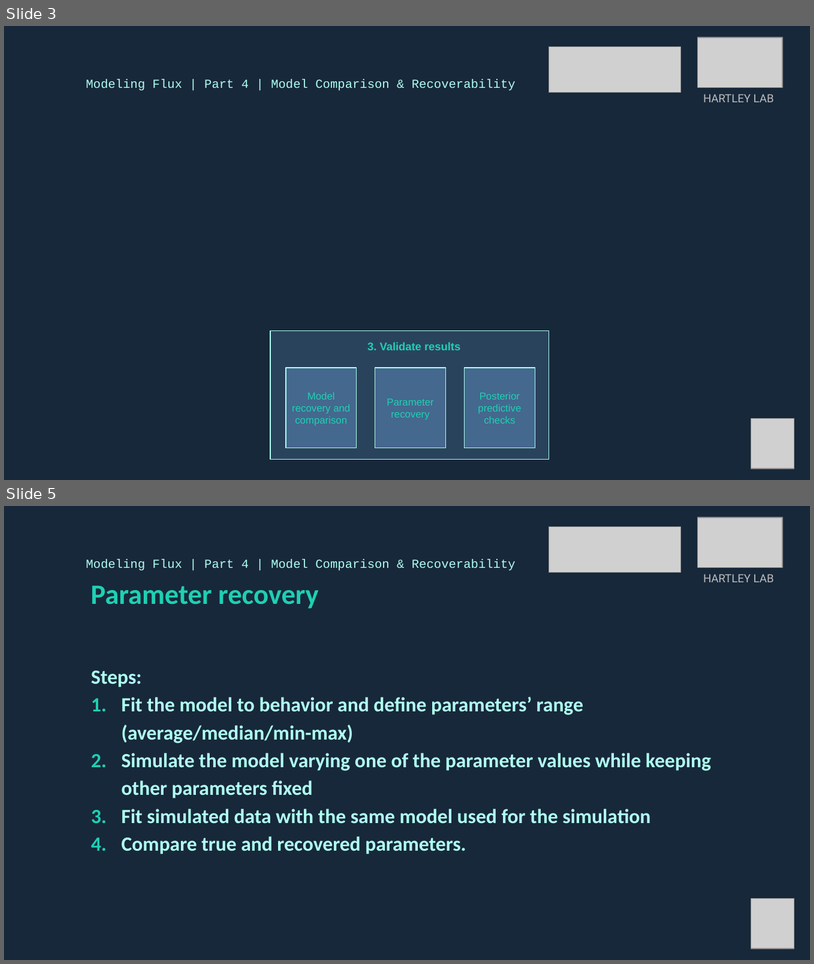
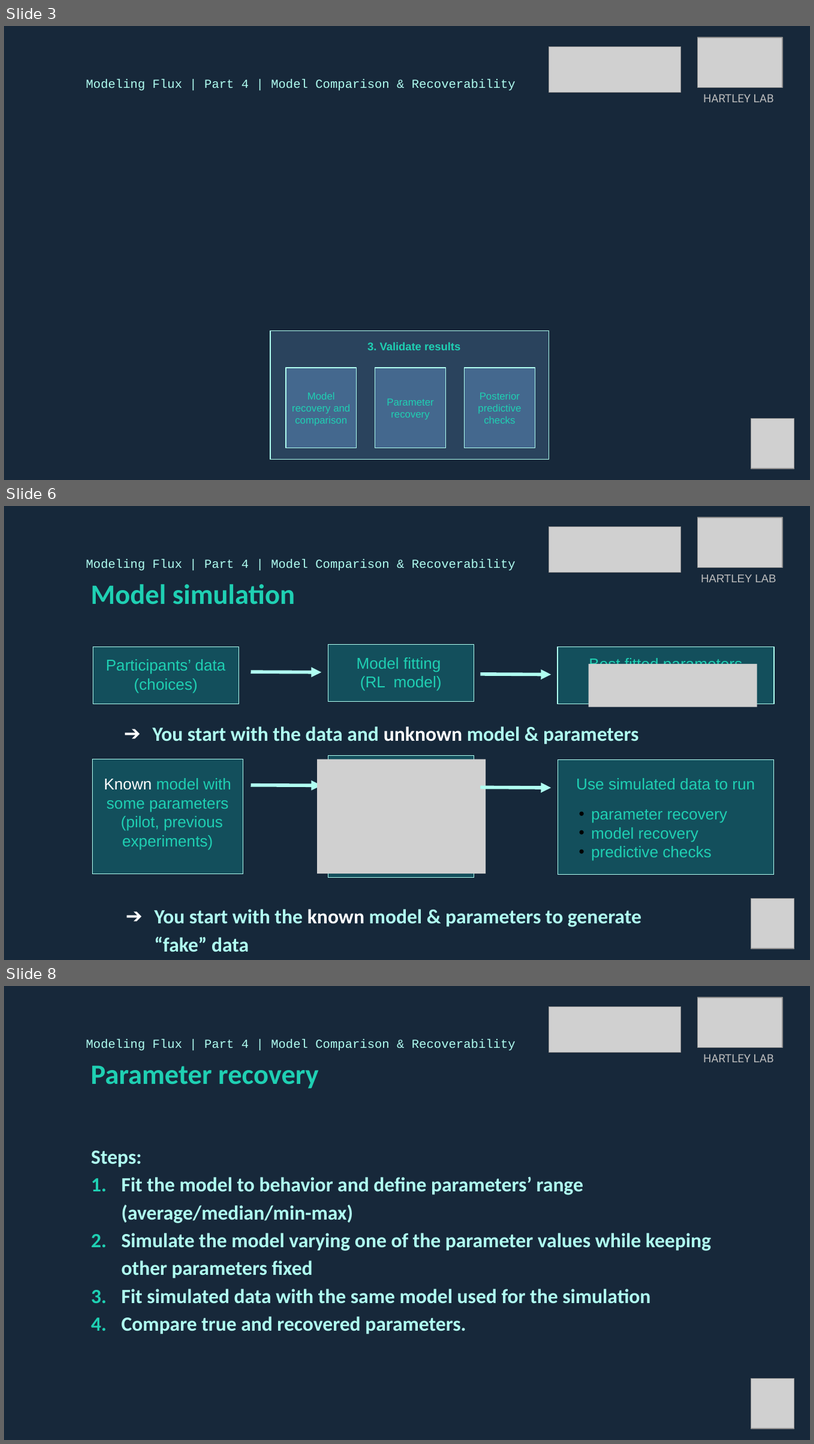
Before and after one commit to DevComPsy/2021FluxCompModellingWorkshop, a slide deck: SectionD/Flux_GroupD_combined.pptx. Shown one above the other, each under a label of ours: slides 3 and 5 before the commit, slides 3, 6 and 8 after it; the slides between them are not shown. The pictures are 814x964 and 814x1444 pixels, drawn with LibreOffice and Linux fonts; fonts in the diff are those of the drawing; grey boxes stand for pictures. Boxes give left, top, right and bottom in pixels: in the first picture for what was removed or moved away, otherwise in the second. Text is boxed around its words. In the diff, an @@ line names an element or a change of style, - is before the commit and + after.

```diff
--- a/SectionD/Flux_GroupD_combined.pptx
+++ b/SectionD/Flux_GroupD_combined.pptx
@@ slide 6 added at [4, 506, 810, 960], background #16283A @@
@@ picture added at [698, 517, 783, 567] @@
@@ picture added at [549, 527, 681, 573] @@
@@ text added at [86, 559, 516, 571], 11 pt, text #B0FEF1 @@
+Modeling Flux | Part 4 | Model Comparison & Recoverability
@@ text added at [701, 574, 776, 582], 10 pt, text #BDBDBD @@
+HARTLEY LAB
@@ title added at [91, 584, 295, 604], 25 pt, text #1FD0B3, bold @@
+Model simulation
@@ group added at [93, 645, 774, 707]: 3 rectangles, 3 texts, 2 arrows, 1 picture @@
+Participants’ data
+(choices)
+Model fitting
+(RL model)
+Best fitted parameters
@@ text added at [153, 726, 639, 744], 18 pt, text #B0FEF1, bold @@
+➔ You start with the data and unknown model & parameters
@@ rectangle added at [328, 755, 474, 877], fill #134F5C, outline #B0FEF1 0.75 pt @@
@@ rectangle added at [93, 759, 243, 874], fill #134F5C, outline #B0FEF1 0.75 pt @@
@@ picture added at [318, 759, 486, 874] @@
@@ rectangle added at [558, 760, 774, 874], fill #134F5C, outline #B0FEF1 0.75 pt @@
@@ text added at [104, 778, 231, 849], 14 pt, text #1FD0B3 @@
+Known model with some parameters
+(pilot, previous experiments)
@@ arrow added from (251, 785) to (322, 785), #B0FEF1 3 pt @@
@@ arrow added from (480, 787) to (552, 787), #B0FEF1 3 pt @@
@@ text added at [576, 778, 755, 789], 14 pt, text #1FD0B3 @@
+Use simulated data to run
@@ text added at [591, 809, 728, 861], 14 pt, text #1FD0B3 @@
+• parameter recovery
+• model recovery
+• predictive checks
@@ picture added at [752, 898, 794, 948] @@
@@ text added at [155, 909, 642, 952], 18 pt, text #B0FEF1, bold @@
+➔ You start with the known model & parameters to generate “fake” data
@@ what was slide 5 is now slide 8 @@
```
Also in this commit, not shown: 5 slides changed, 2 other slides added, 1 other file.
